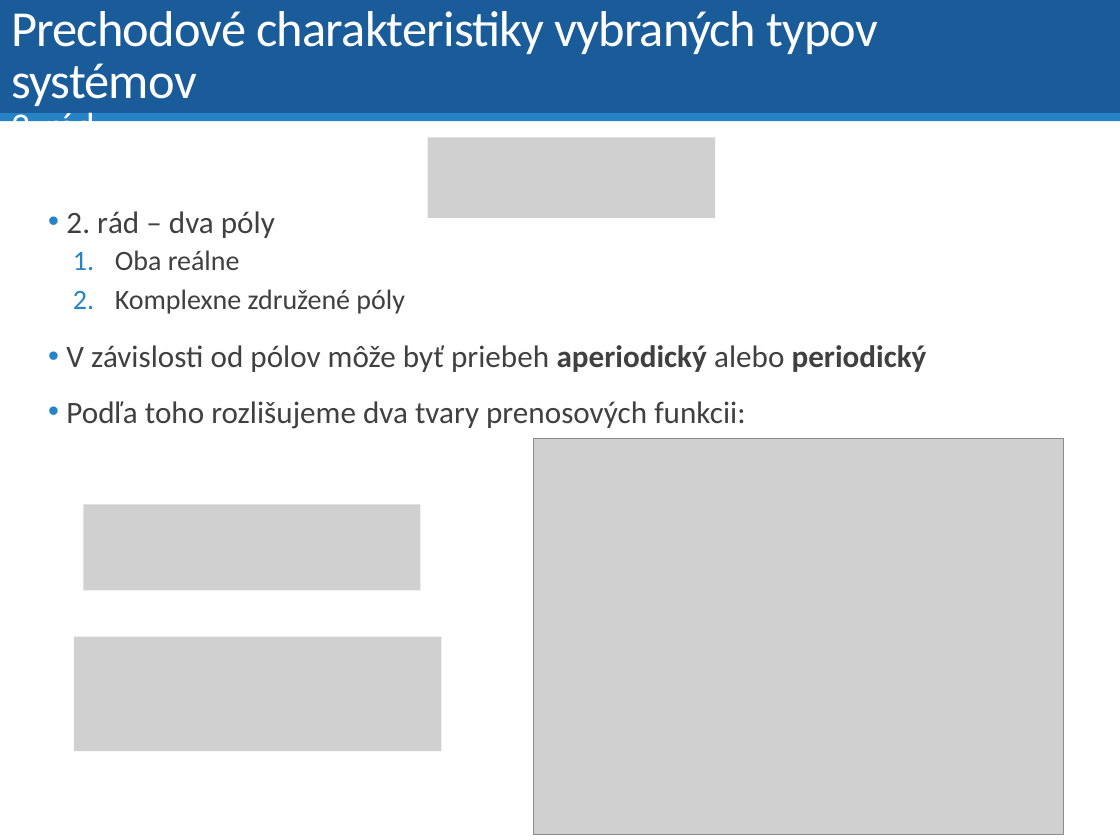
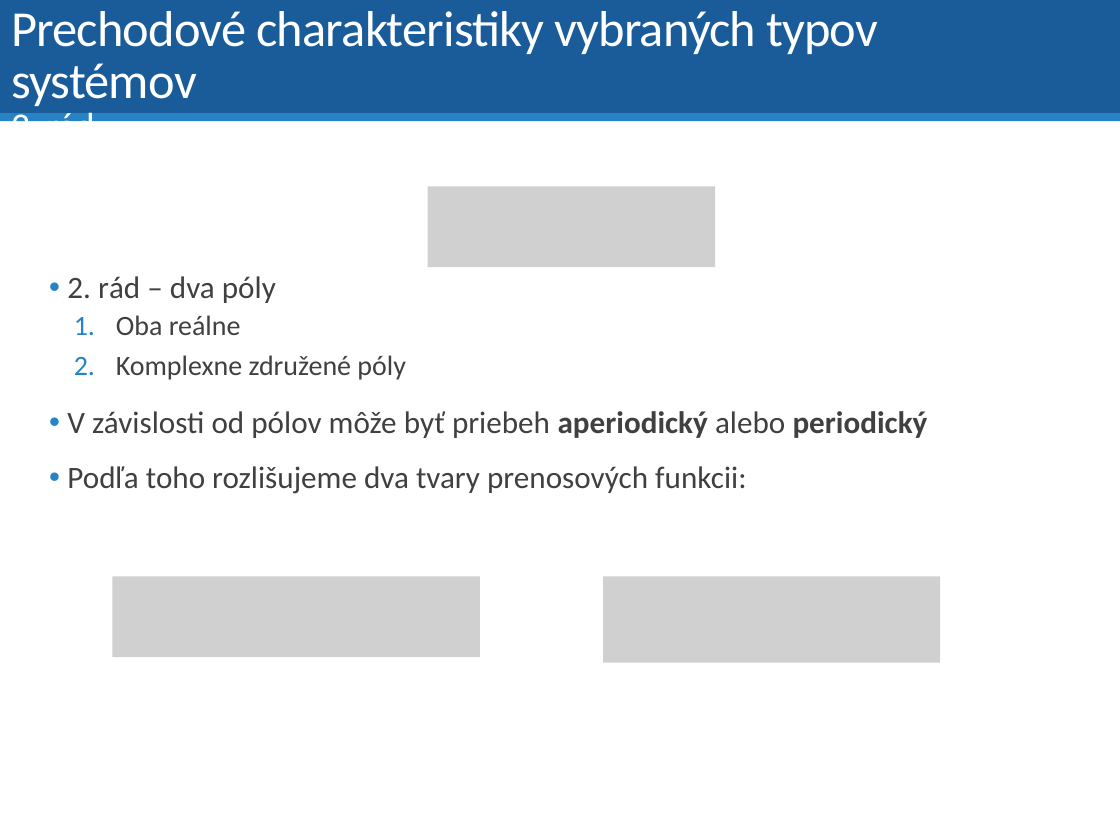
Before and after one commit to dodekm/TeamProjektKybernetika, a slide deck: slide 9 of Nove prednasky/P4 Vlastnosti prenosovych funkcii.pptx (slide 22 before the commit). Drawn at 1120x840 pixels with LibreOffice and Linux fonts; fonts in the diff are those of the drawing; grey boxes stand for pictures. Boxes give left, top, right and bottom in pixels: in the first picture for what was removed or moved away, otherwise in the second. Text is boxed around its words. In the diff, an @@ line names an element or a change of style, - is before the commit and + after.

```diff
--- a/Nove prednasky/P4 Vlastnosti prenosovych funkcii.pptx
+++ b/Nove prednasky/P4 Vlastnosti prenosovych funkcii.pptx
@@ picture: place and size @@
-picture at (428,138,716,218)
+picture at (428,187,716,268)
@@ text "2. rád – dva póly": place and size @@
-text "2. rád – dva póly" at (66,211,927,429)
+text "2. rád – dva póly" at (67,276,928,494)
@@ picture removed at (533,438,1063,834) @@
@@ picture removed at (84,504,421,590) @@
@@ picture added at (112,577,479,657) @@
@@ picture added at (604,577,941,663) @@
@@ picture removed at (74,636,441,750) @@
```
Also in this commit, not shown: 17 other slides changed.
